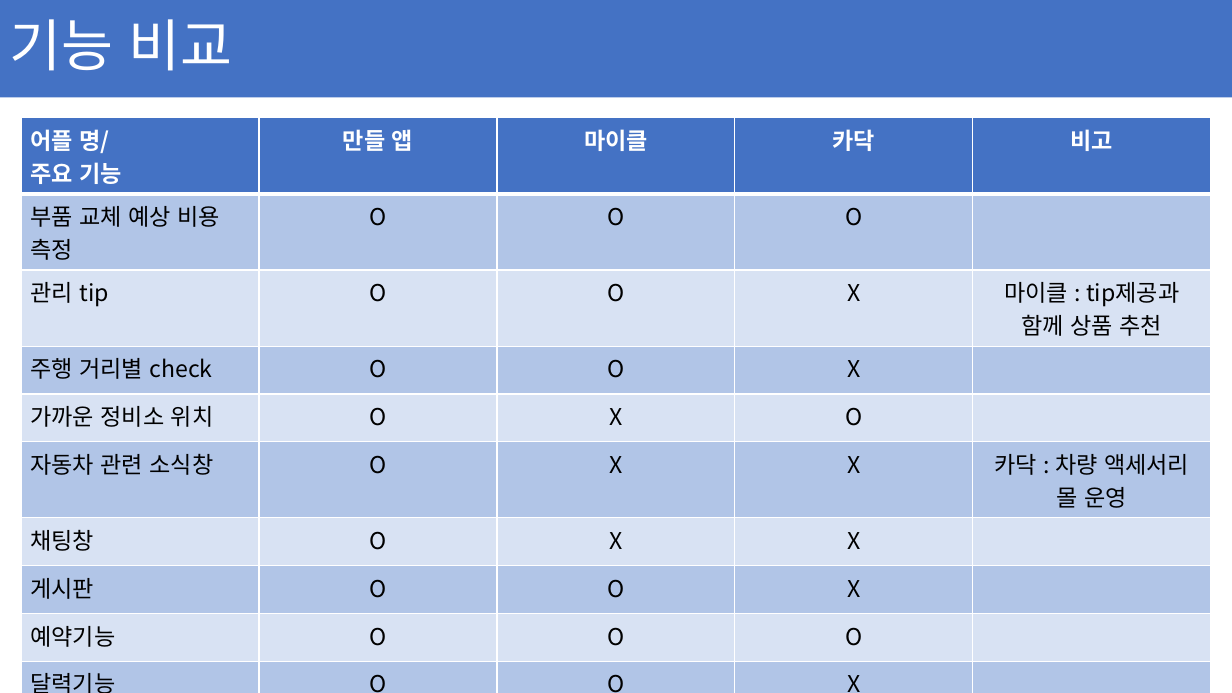
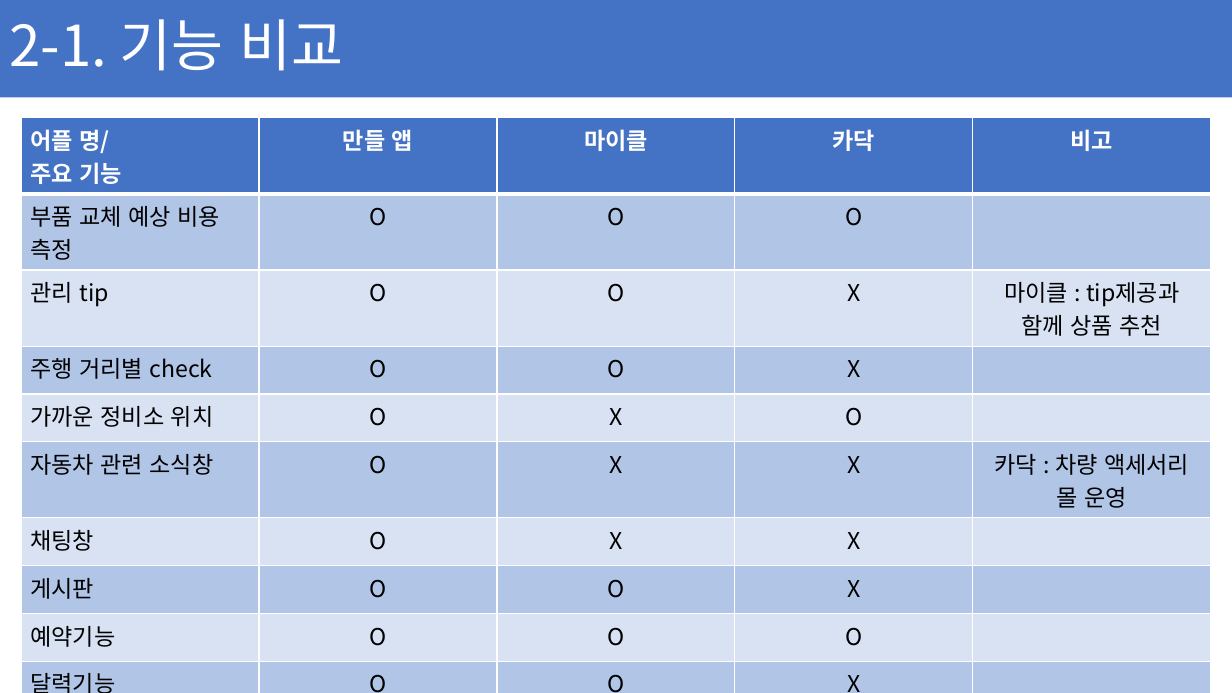
Before and after one commit to ChaeSung-Lee/DJ_InternShip, a slide deck: slide 15 of 2021_Summer/jp.hong/Project_BnC_jph.pptx. Drawn at 1232x693 pixels with LibreOffice and Linux fonts; fonts in the diff are those of the drawing. Boxes give left, top, right and bottom in pixels: in the first picture for what was removed or moved away, otherwise in the second. Text is boxed around its words. In the diff, an @@ line names an element or a change of style, - is before the commit and + after.

```diff
--- a/2021_Summer/jp.hong/Project_BnC_jph.pptx
+++ b/2021_Summer/jp.hong/Project_BnC_jph.pptx
@@ title at box(9, 19, 344, 71): text changed @@
-기능 비교
+2-1. 기능 비교
```
Also in this commit, not shown: 6 other slides changed, 4 slides added.
